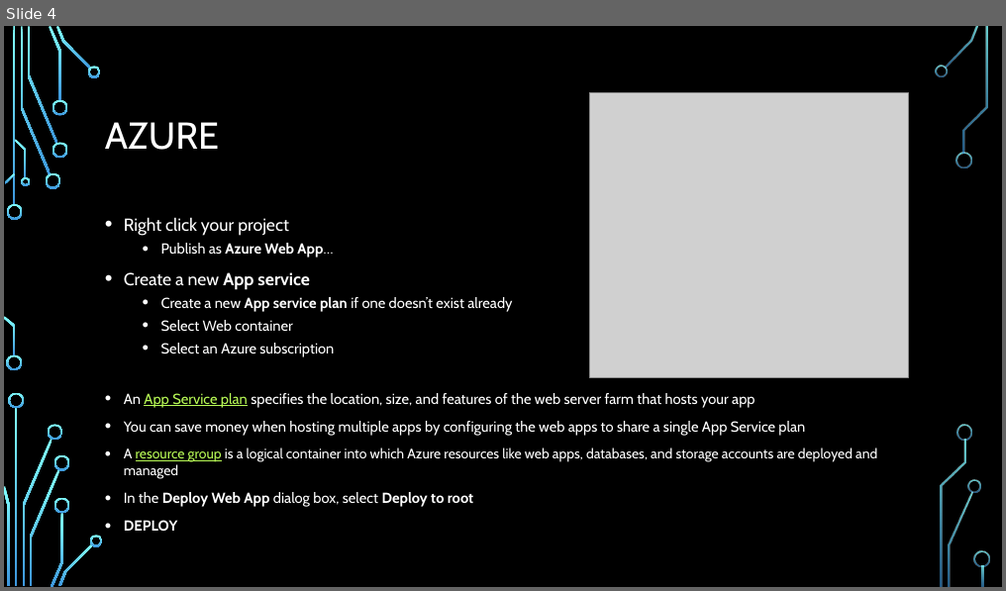
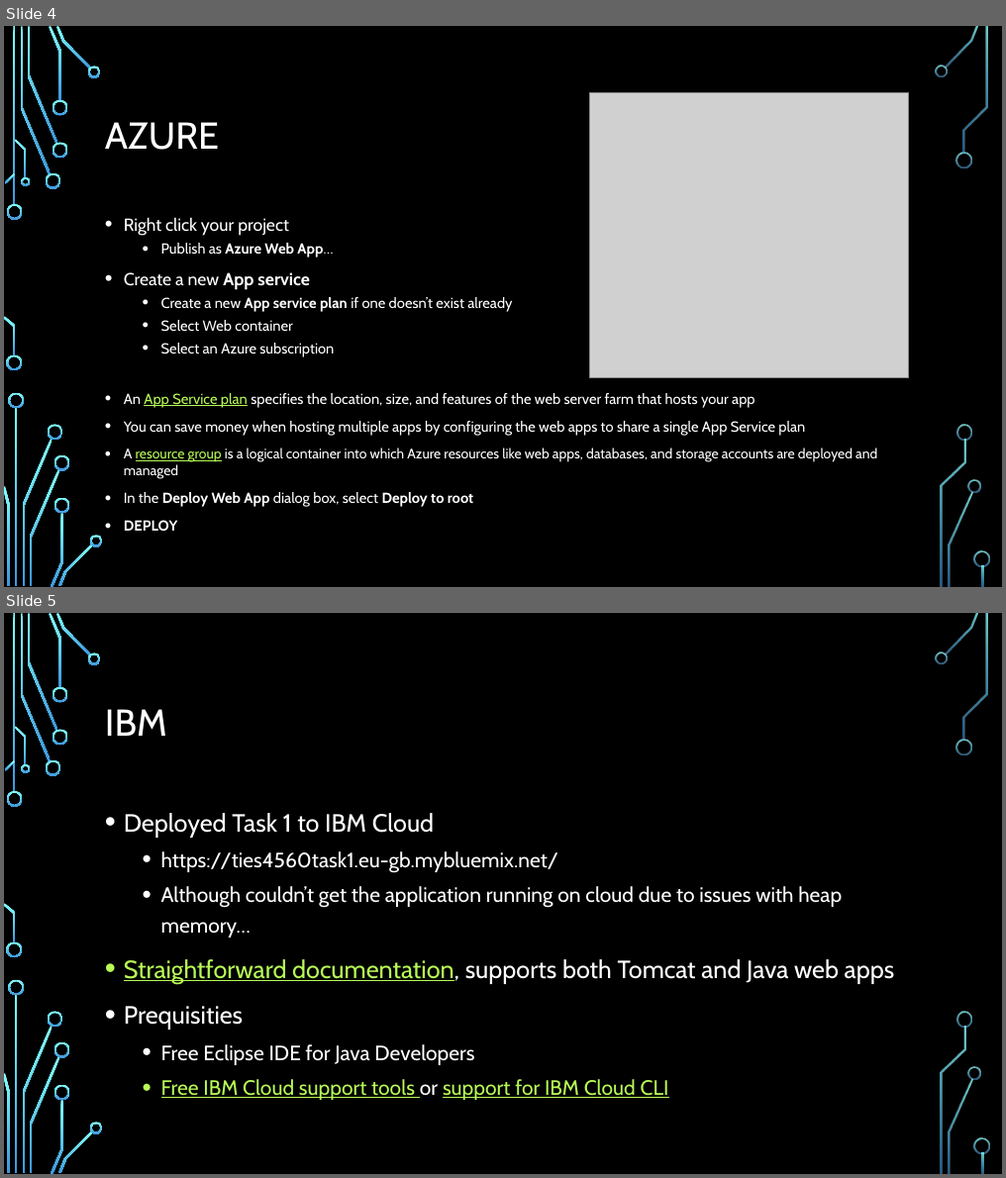
Before and after one commit to Rampastring/ties4560, a slide deck: Task-5/task5.pptx. Shown one above the other, each under a label of ours: slide 4 before the commit, slides 4 and 5 after it. The pictures are 1006x591 and 1006x1178 pixels, drawn with LibreOffice and Linux fonts; fonts in the diff are those of the drawing; grey boxes stand for pictures; background and template pictures are left out. Boxes give left, top, right and bottom in pixels: in the first picture for what was removed or moved away, otherwise in the second. Text is boxed around its words. In the diff, an @@ line names an element or a change of style, - is before the commit and + after.

```diff
--- a/Task-5/task5.pptx
+++ b/Task-5/task5.pptx
@@ slide 5 added at box(4, 613, 1002, 1174), background picture (left out); not listed: 36 template elements that a slide beside it also shows @@
@@ title added at box(105, 709, 167, 736), 36 pt, text #FFFFFF @@
+IBM
@@ text added at box(124, 813, 895, 1100), 20 pt, text #FFFFFF @@
+• Deployed Task 1 to IBM Cloud
+  • https://ties4560task1.eu-gb.mybluemix.net/
+  • Although couldn’t get the application running on cloud due to issues with heap memory…
+• Straightforward documentation, supports both Tomcat and Java web apps
+• Prequisities
+  • Free Eclipse IDE for Java Developers
+  • Free IBM Cloud support tools or support for IBM Cloud CLI
```
Also in this commit, not shown: 1 other slide added, 1 slide removed.
